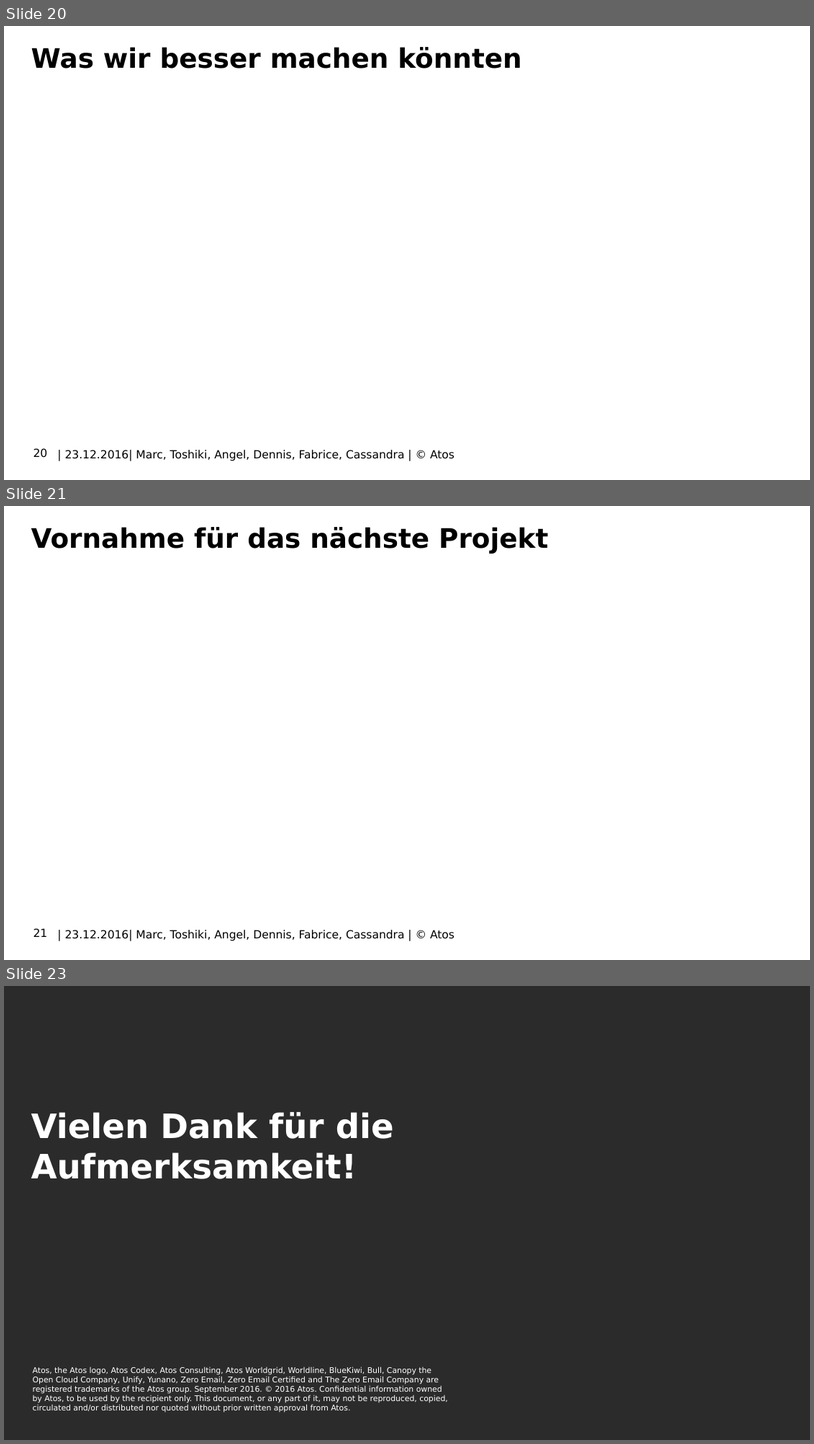
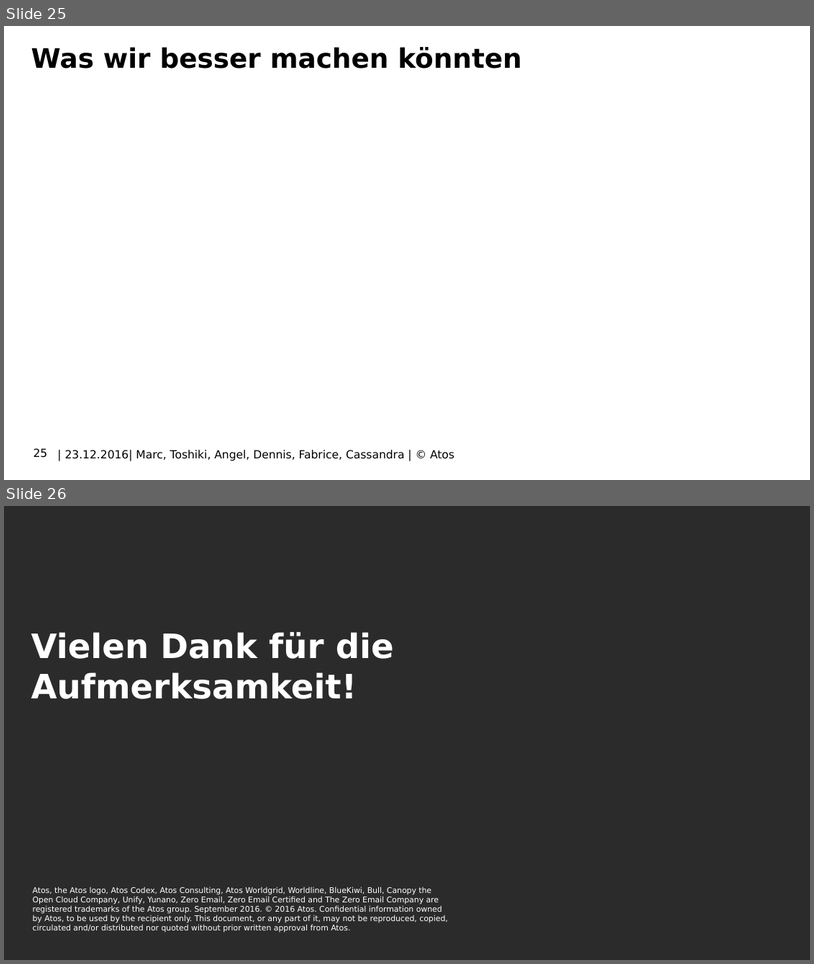
Before and after one commit to FabriceBosshard/SpaceInvaders, a slide deck: SpaceInvaders/Documents/SpaceInvaders.pptx. Shown one above the other, each under a label of ours: slides 20, 21 and 23 before the commit, slides 25 and 26 after it; the slides between them are not shown. The pictures are 814x1444 and 814x964 pixels, drawn with LibreOffice and Linux fonts; fonts in the diff are those of the drawing; background and template pictures are left out; a plain dark background stands for a picture behind light text. Boxes give left, top, right and bottom in pixels: in the first picture for what was removed or moved away, otherwise in the second. Text is boxed around its words. In the diff, an @@ line names an element or a change of style, - is before the commit and + after.

```diff
--- a/SpaceInvaders/Documents/SpaceInvaders.pptx
+++ b/SpaceInvaders/Documents/SpaceInvaders.pptx
@@ slide 21 removed at (4,506,810,960), background picture (left out); not listed: 1 template element that a slide beside it also shows @@
@@ title removed at (31,527,548,553) @@
-Vornahme für das nächste Projekt
@@ page number removed at (34,928,48,937) @@
-21
@@ what was slide 20 is now slide 25 @@
@@ page number at (34,448,48,457): text changed @@
-20
+25
@@ what was slide 23 is now slide 26 @@
```
Also in this commit, not shown: 10 slides added, 6 other slides removed.
